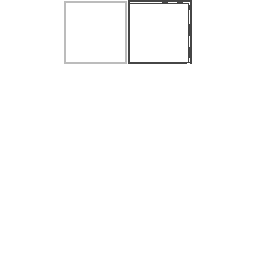
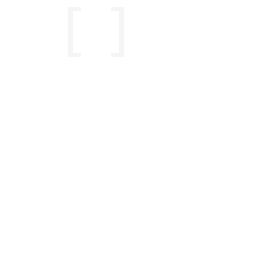
Layers edited between the first and the second w=256, h=256 image:
added layer "[ ]" (45%) above "Layer 5" over bbox(68, 7, 124, 57)
hid "Layer 1", painted on it over bbox(64, 1, 127, 64)
hid "Layer 2", painted on it over bbox(128, 0, 192, 64)
